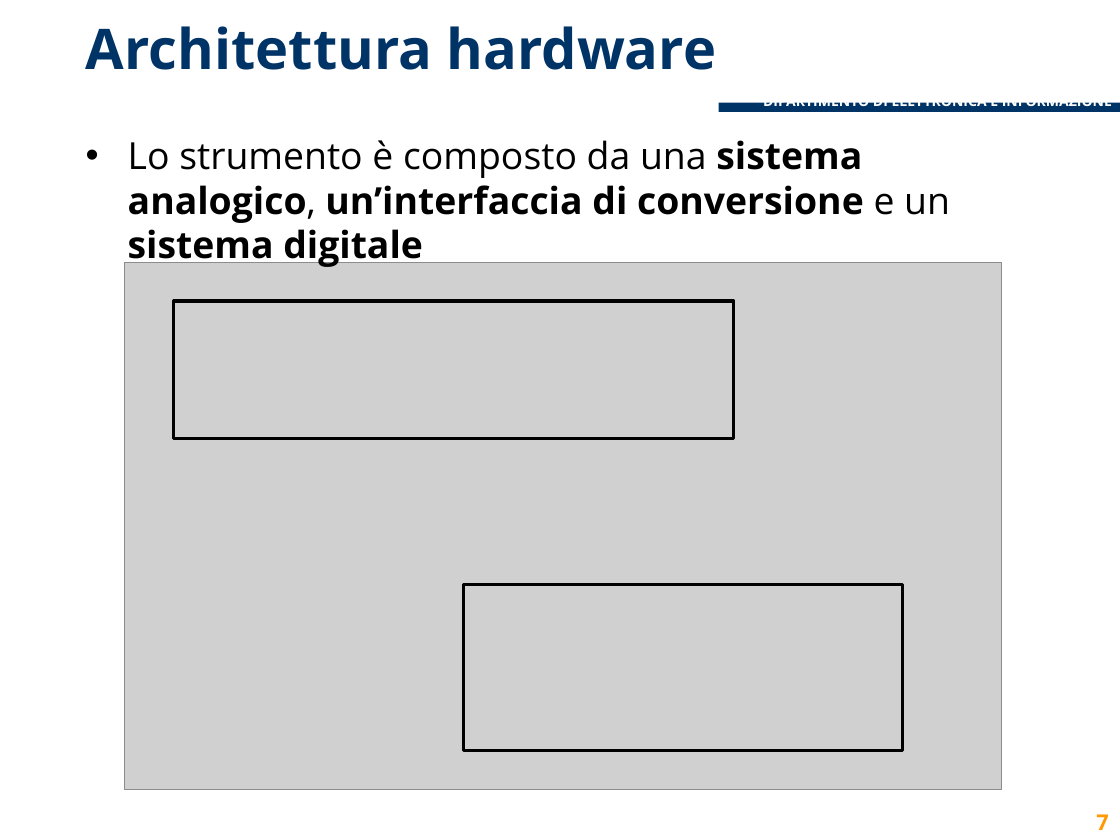
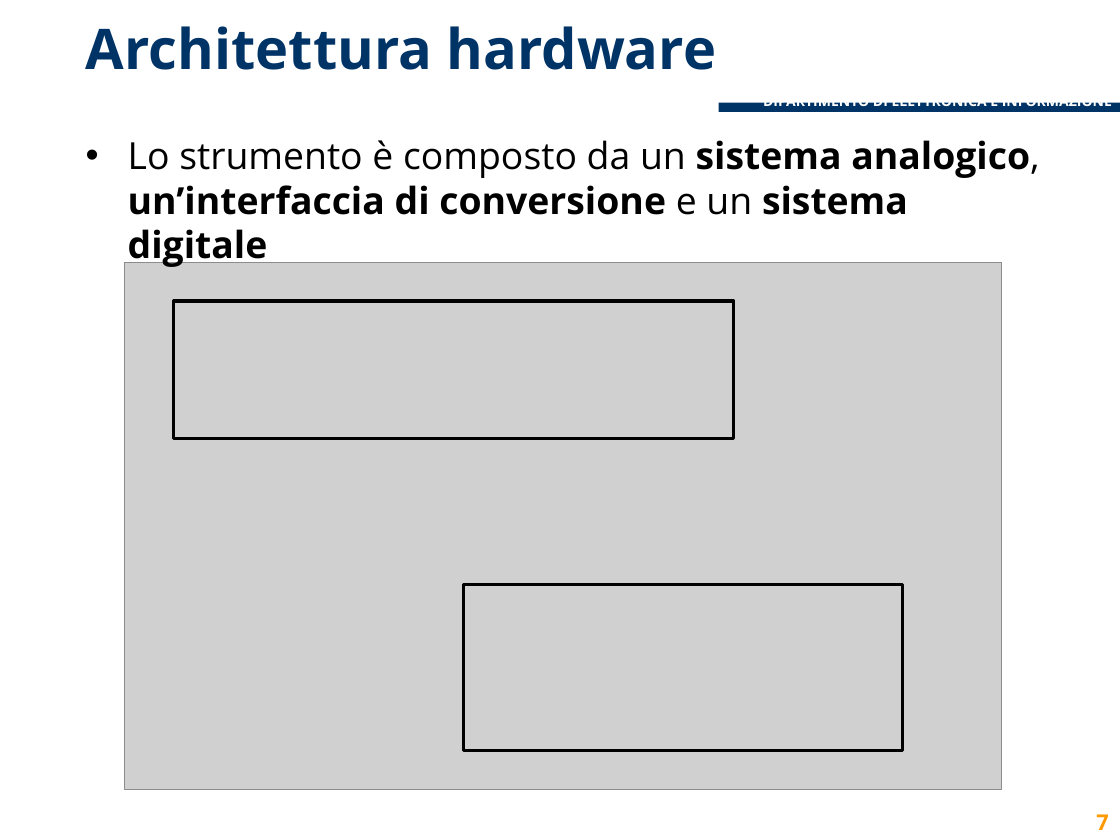
Before and after one commit to lcavagnispolimi/thesis_latex, a slide deck: slide 7 of presentazione_discussione.pptx. Drawn at 1120x840 pixels with LibreOffice and Linux fonts; fonts in the diff are those of the drawing; grey boxes stand for pictures; background and template pictures are left out. Boxes give left, top, right and bottom in pixels: in the first picture for what was removed or moved away, otherwise in the second. Text is boxed around its words. In the diff, an @@ line names an element or a change of style, - is before the commit and + after.

```diff
--- a/presentazione_discussione.pptx
+++ b/presentazione_discussione.pptx
@@ text at box(128, 140, 1039, 269): text changed @@
-• Lo strumento è composto da una sistema analogico, un’interfaccia di conversione e un sistema digitale
+• Lo strumento è composto da un sistema analogico, un’interfaccia di conversione e un sistema digitale
```
Also in this commit, not shown: 2 other slides changed.
